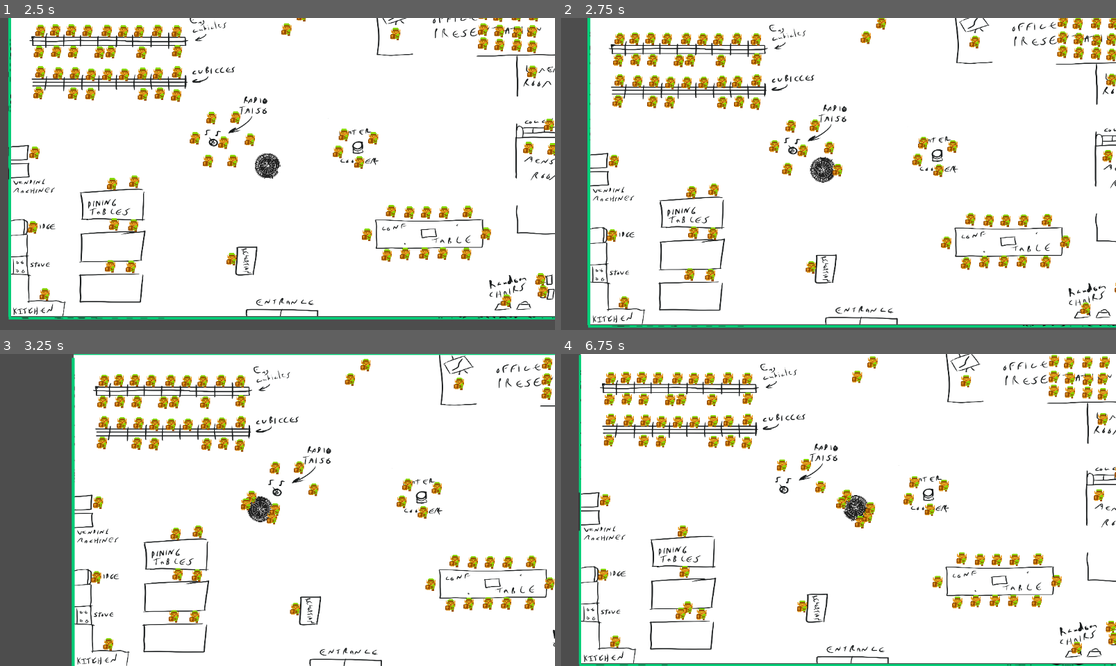
Above: before the commit, frames 1-4 (two rows, left to right).
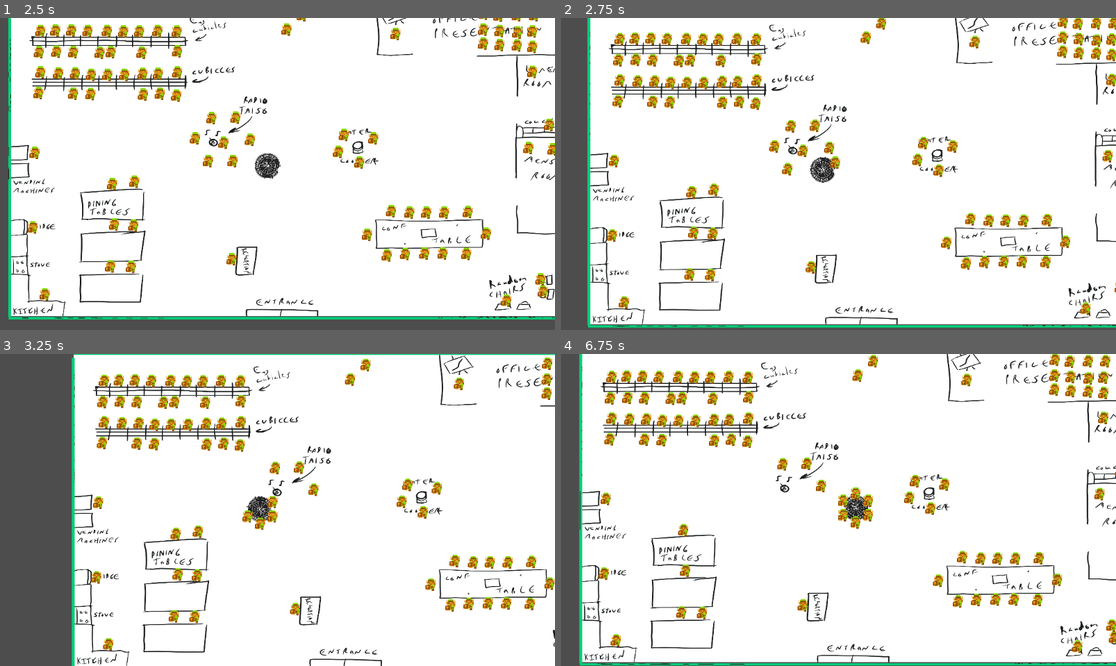
Above: after the commit, the same moments.

Repository: corincerami/union-katamari
Game: Godot game, scene res://main.tscn
Two runs of this game, one before a commit and one after it. Both use one fixed random seed, a clock stepped at 60 frames per second and the inputs below.
Inputs:
- Up to frame 1 (2.5 s): hold Up (ui_up) 0.53-2.03 s; hold Left (ui_left) from 2.03 s (still down)
- Up to frame 2 (2.75 s): keep holding Left (ui_left)
- Up to frame 3 (3.25 s): keep holding Left (ui_left)
- Up to frame 4 (6.75 s): release Left (ui_left) at 3.53 s; hold Down (ui_down) 3.53-4.28 s; hold Right (ui_right) 4.28-5.03 s; hold Up (ui_up) 5.03-5.78 s; hold Right (ui_right) from 5.78 s (still down)

Frame 1 is identical in both runs. In frame 2, 0.1% of the frame differs, in the area x 48-51%, y 44-51%; in frame 3, 0.4%; in frame 4, 12%, in the area x 3-100%, y 0-100%.

Commit message:
Make a bunch of fixes to how clump position is calculated

Diff:
--- a/mob.gd
+++ b/mob.gd
@@ -4,10 +4,11 @@
 
 var player: Player;
 var clump_offset: Array;
-@export var clump_index: int;
+@export var clump_index = -1;
 @export var speed = 7_000;
 var personality: int;
 var rng = RandomNumberGenerator.new()
+const rings = [6, 18, 36, 60, 90];
 
 enum Personalities {
 	Neutral,
@@ -16,7 +17,7 @@
 }
 
 func join_clump(index):
-	if !clump_index:
+	if clump_index < 0:
 		player.clump.append(self);
 		clump_index = index;
 		clump_offset = _get_clump_offset();
@@ -25,16 +26,16 @@
 func _ready():
 	player = get_parent().get_node("Player");
 	var personality_random = rng.randf_range(0.0, 1.0)
-	if personality_random < 0.15:
-		personality = Personalities.Negative;
-	elif personality_random < 0.3:
-		personality = Personalities.Positive;
-	else:
-		personality = Personalities.Neutral;
+	#if personality_random < 0.15:
+		#personality = Personalities.Negative;
+	#elif personality_random < 0.3:
+		#personality = Personalities.Positive;
+	#else:
+	personality = Personalities.Neutral;
 	$CollisionShape2D.disabled = false
 
 func _physics_process(delta):
-	if clump_index:
+	if clump_index >= 0:
 		position = Vector2(player.position.x + clump_offset[0], player.position.y + clump_offset[1]);
 	else:
 		var dist = position.distance_to(player.position);
@@ -44,15 +45,15 @@
 				velocity *= -1;
 			move_and_slide();
 
-
 func _get_clump_offset():
-#	This will position mobs in 8 points around the player
-	var ring = clump_index / 6 + 1;
-	print_debug(ring);
-	var members_in_ring = ring * 6;
-	var position_in_ring = clump_index - members_in_ring;
-	var degrees_offset = position_in_ring / float(members_in_ring) * 360;
-	var offset = Vector2(0, -1).rotated(degrees_offset);
+	var ring = rings.find_custom(func(r): return clump_index < r)
+	var ring_capacity = (ring + 1) * 6;
+	var capacity_of_prev_rings = 0;
+	if ring > 0:
+		capacity_of_prev_rings = rings[ring - 1];
+	var position_in_ring = clump_index - capacity_of_prev_rings;
+	var radians_offset = (position_in_ring + 1) / float(ring_capacity) * 6.2831853;
+	var offset = Vector2(0, -1).rotated(radians_offset);
 	clump_offset = [offset.x, offset.y]
-	clump_offset = [clump_offset[0] * (ring + 30), clump_offset[1] * (ring + 30)];
+	clump_offset = [clump_offset[0] * (ring * 10 + 30), clump_offset[1] * (ring * 10 + 30)];
 	return clump_offset;
--- a/player.gd
+++ b/player.gd
@@ -40,7 +40,7 @@
 	if last_collision:
 		var body = last_collision.get_collider()
 		if body is Mob:
-			body.join_clump(clump.size() + 1)
+			body.join_clump(clump.size())
 
 	var new_rotation = global_position.angle_to_point(global_position + velocity)
 	if new_rotation != $GuyAnchor.rotation:
